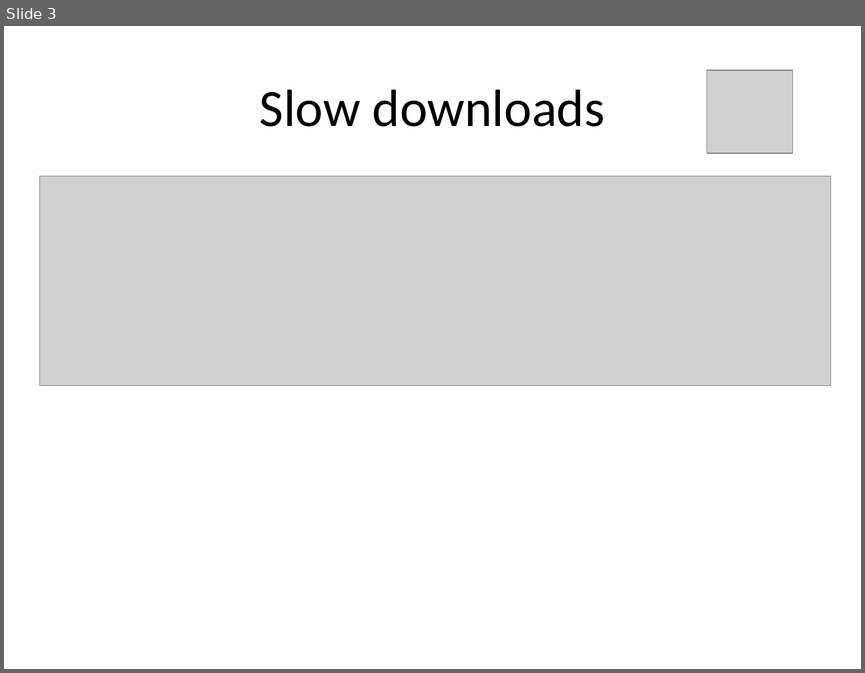
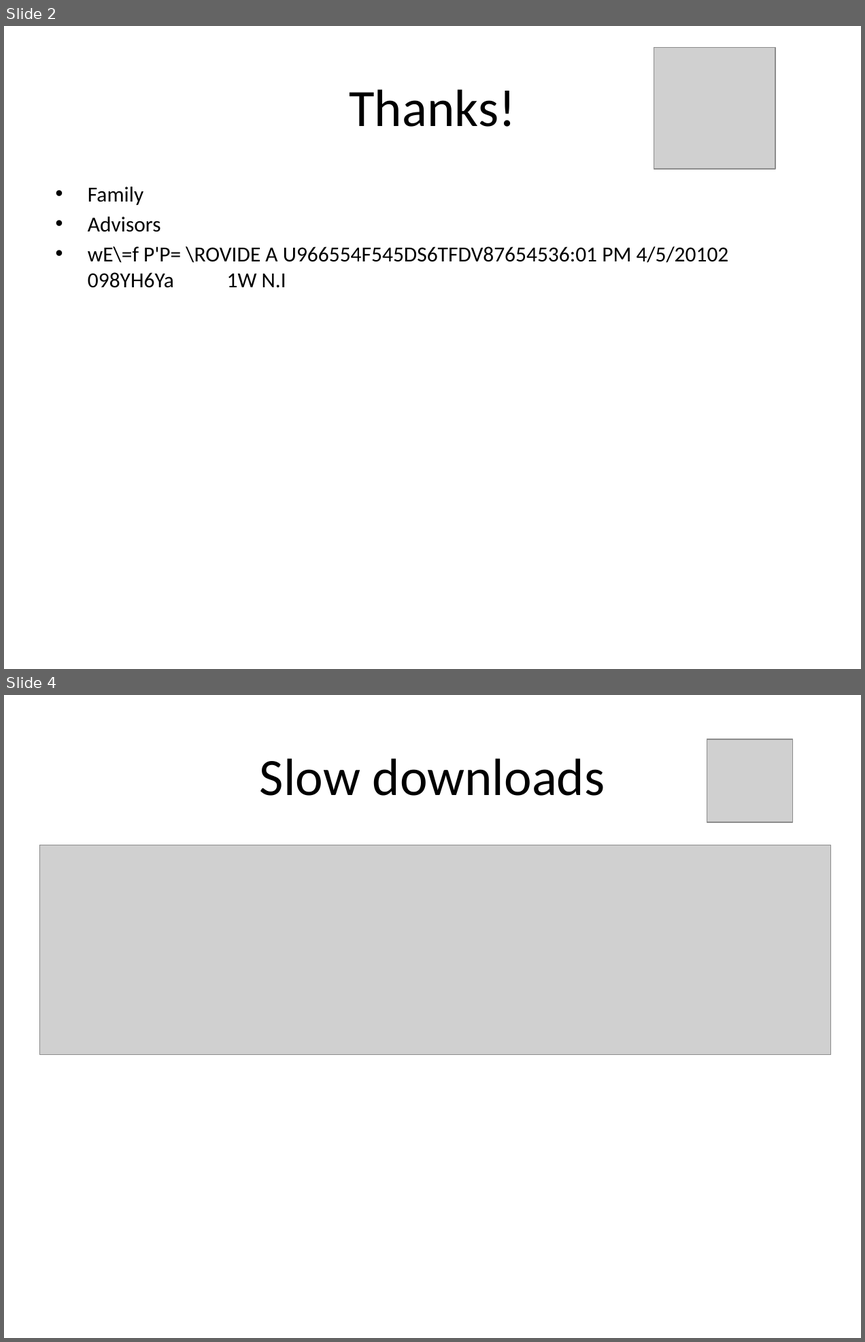
Before and after one commit to rdp/p2pwebclient, a slide deck: thesis_presentation/How to Make the Internet Faster.pptx. Shown one above the other, each under a label of ours: slide 3 before the commit, slides 2 and 4 after it; the slides between them are not shown. The pictures are 865x673 and 865x1342 pixels, drawn with LibreOffice and Linux fonts; fonts in the diff are those of the drawing; grey boxes stand for pictures. Boxes give left, top, right and bottom in pixels: in the first picture for what was removed or moved away, otherwise in the second. Text is boxed around its words. In the diff, an @@ line names an element or a change of style, - is before the commit and + after.

```diff
--- a/thesis_presentation/How to Make the Internet Faster.pptx
+++ b/thesis_presentation/How to Make the Internet Faster.pptx
@@ slide 2 added at bbox=[4, 26, 861, 669], background #FFFFFF @@
@@ picture added at bbox=[653, 48, 775, 169] @@
@@ title added at bbox=[349, 89, 515, 127], 44 pt, text #000000 @@
+Thanks!
@@ text added at bbox=[88, 186, 729, 288], 18 pt, text #000000 @@
+• Family
+• Advisors
+• wE\=f P'P= \ROVIDE A U966554F545DS6TFDV87654536:01 PM 4/5/20102 098YH6Ya 1W N.I
@@ what was slide 3 is now slide 4 @@
```
Also in this commit, not shown: 5 slides changed, 1 other slide added, 1 slide removed, 4 other files.
